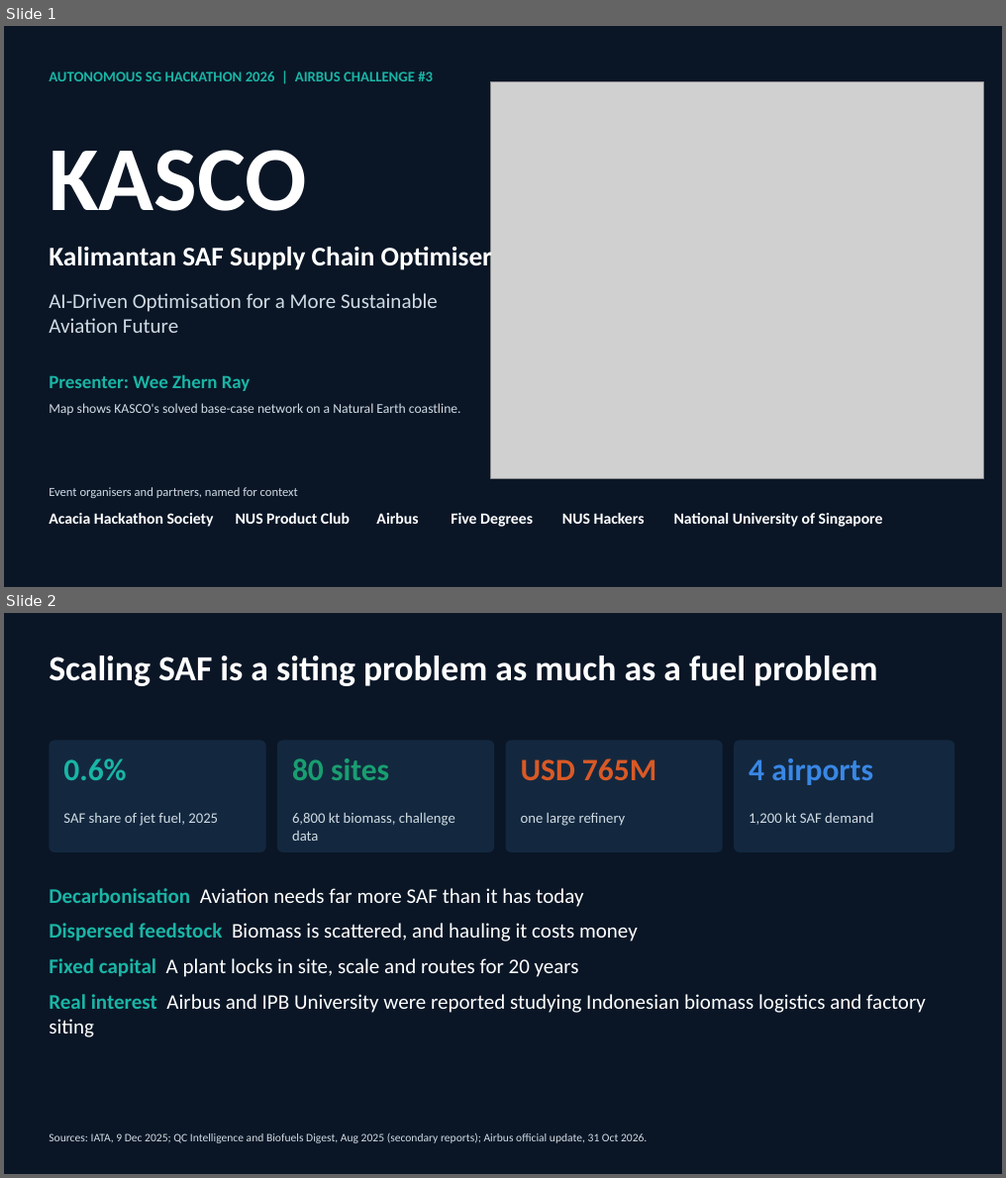
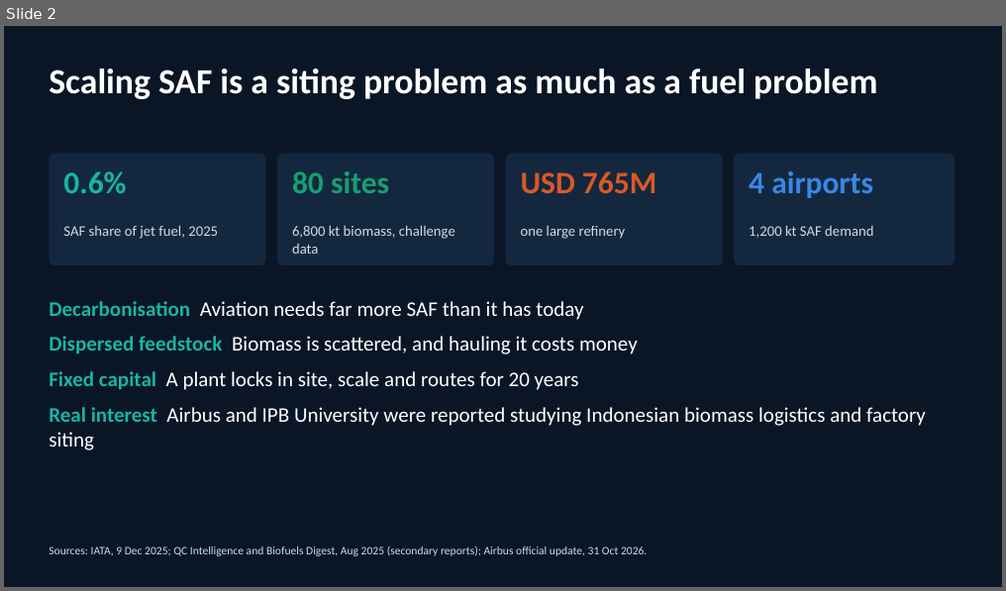
Before and after one commit to weewzr/KASCO, a slide deck: docs/reports/KASCO_Pitch.pptx. Shown one above the other, each under a label of ours: slides 1 and 2 before the commit, slide 2 after it. The pictures are 1006x1178 and 1006x591 pixels, drawn with LibreOffice and Linux fonts; fonts in the diff are those of the drawing; grey boxes stand for pictures. Boxes give left, top, right and bottom in pixels: in the first picture for what was removed or moved away, otherwise in the second. Text is boxed around its words. In the diff, an @@ line names an element or a change of style, - is before the commit and + after.

```diff
--- a/docs/reports/KASCO_Pitch.pptx
+++ b/docs/reports/KASCO_Pitch.pptx
@@ slide 1 removed at bbox=[4, 26, 1002, 587], background #0A1626 @@
@@ text removed at bbox=[49, 72, 433, 81] @@
-AUTONOMOUS SG HACKATHON 2026 | AIRBUS CHALLENGE #3
@@ picture removed at bbox=[491, 82, 983, 478] @@
@@ text removed at bbox=[49, 150, 307, 211] @@
-KASCO
@@ text removed at bbox=[49, 244, 492, 273] @@
-Kalimantan SAF Supply Chain Optimiser
@@ text removed at bbox=[49, 293, 438, 333] @@
-AI-Driven Optimisation for a More Sustainable Aviation Future
@@ text removed at bbox=[49, 374, 251, 391] @@
-Presenter: Wee Zhern Ray
@@ text removed at bbox=[49, 403, 461, 415] @@
-Map shows KASCO's solved base-case network on a Natural Earth coastline.
@@ text removed at bbox=[49, 487, 298, 498] @@
-Event organisers and partners, named for context
@@ text removed at bbox=[49, 513, 214, 527] @@
-Acacia Hackathon Society
@@ text removed at bbox=[236, 513, 350, 524] @@
-NUS Product Club
@@ text removed at bbox=[376, 513, 418, 524] @@
-Airbus
@@ text removed at bbox=[450, 513, 533, 527] @@
-Five Degrees
@@ text removed at bbox=[562, 513, 645, 524] @@
-NUS Hackers
@@ text removed at bbox=[674, 513, 883, 527] @@
-National University of Singapore
```
Also in this commit, not shown: 1 slide added, 27 other files.
